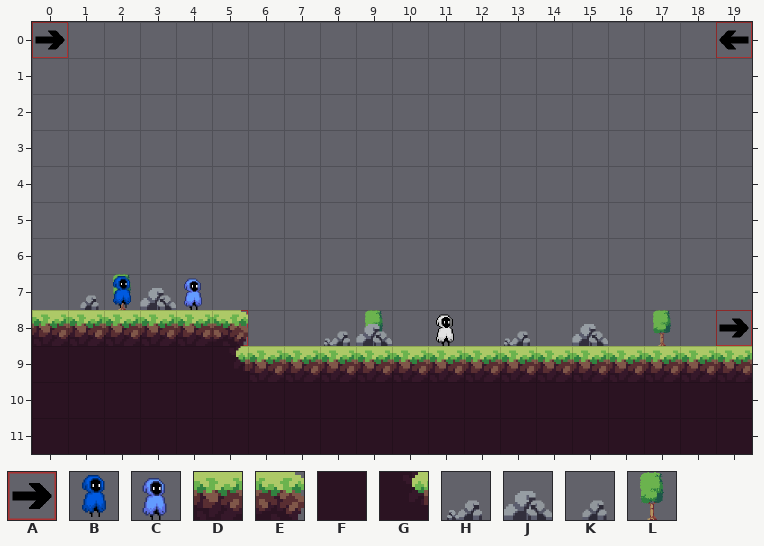
Two states of a Tiled map, levels/level_data/tutorial_map.tmx. This is how it looked before the edit.
Cells are 64x64 px. Shown: x 0..19, y 0..11.
Key: from "enemy": A 1; from "npc": B 1; from "player": C 0; from "tiles": D 1, E 2, F 5, G 7, H 15, J 18, K 19; from "tree": L 0.
_ is an empty cell.
Layers that did not change in this view are not listed.
Layer "stones" before, first column x 0:
 0 ____________________
 1 ____________________
 2 ____________________
 3 ____________________
 4 ____________________
 5 ____________________
 6 ____________________
 7 _K_J________________
 8 ________HJ___H_J____
 9 ____________________
10 ____________________
11 ____________________
Layer "terrain" before, first column x 0:
 0 ____________________
 1 ____________________
 2 ____________________
 3 ____________________
 4 ____________________
 5 ____________________
 6 ____________________
 7 ____________________
 8 DDDDDE______________
 9 FFFFFGDDDDDDDDDDDDDD
10 FFFFFFFFFFFFFFFFFFFF
11 FFFFFFFFFFFFFFFFFFFF
After:
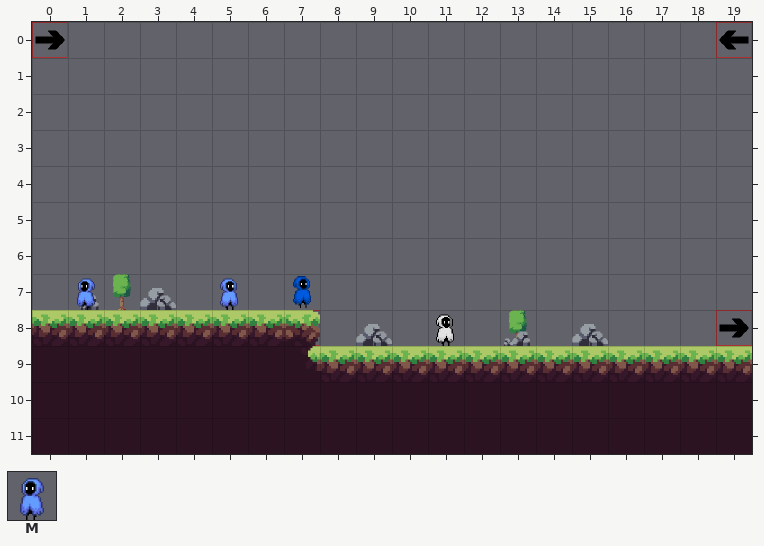
Further tiles: from "player": M 1.
What changed:
Layer "enemy_constraints":
y 8: x 5 A -> _; x 7 _ -> A
Layer "trees":
y 8: x 9 L -> _; x 13 _ -> L; x 17 L -> _
Layer "stones":
y 8: x 8 H -> _
Layer "terrain":
y 8: x 5..7 E__ -> DDE
y 9: x 5..7 GDD -> FFG
Layer "tutorial_npc":
y 7: x 2 B -> _; x 7 _ -> B
Layer "player":
y 7: x 1 _ -> M; x 4..5 C_ -> _C
